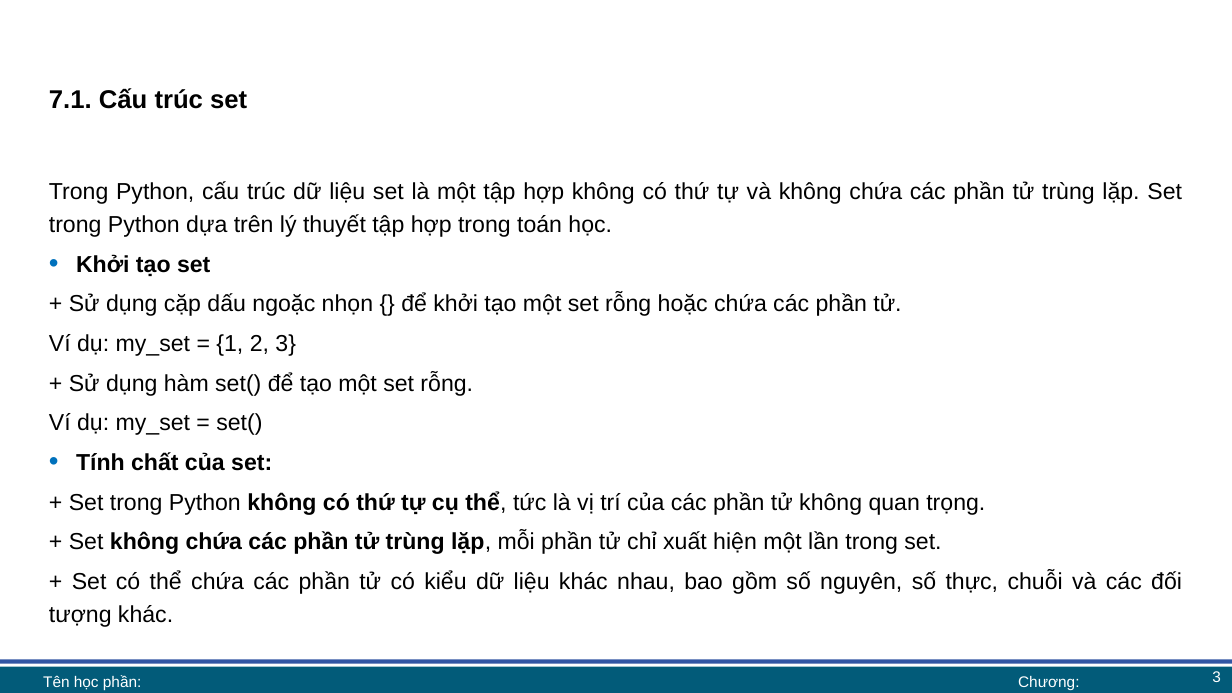
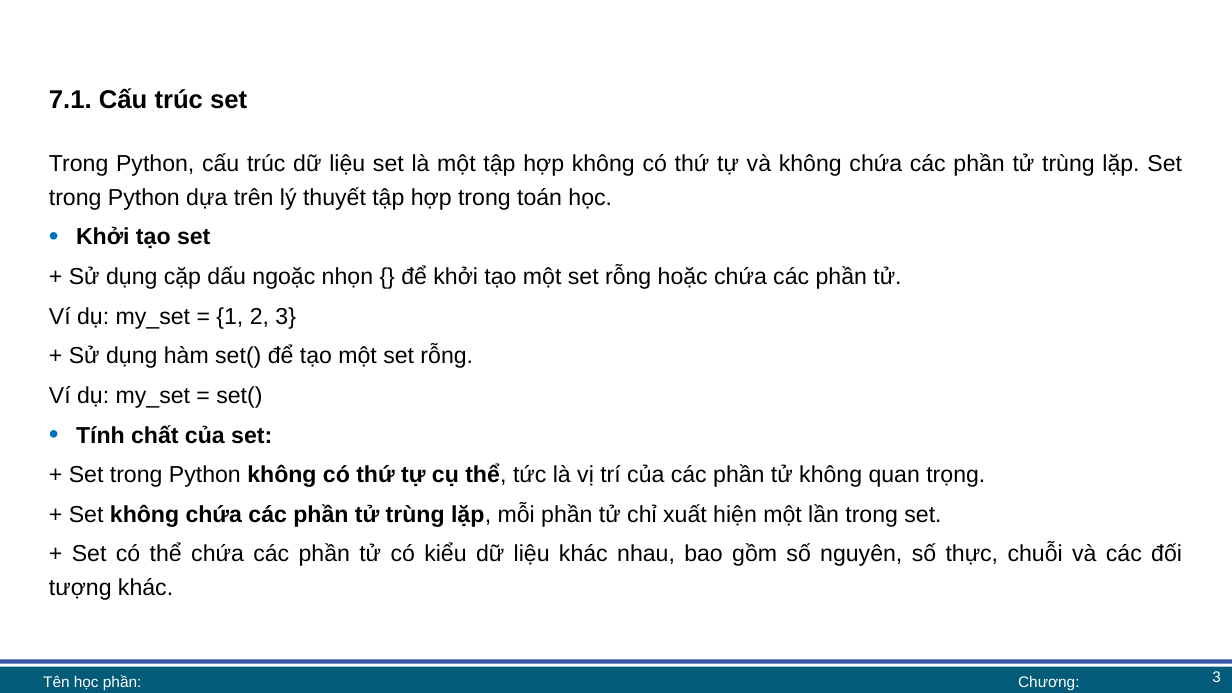
Before and after one commit to lhaaaaa/17A2-Ca-chieu, a slide deck: slide 3 of Lab 6 + 7/Lab 7 bài giảng.pptx. Drawn at 1232x693 pixels with LibreOffice and Linux fonts; fonts in the diff are those of the drawing; background and template pictures are left out. Boxes give left, top, right and bottom in pixels: in the first picture for what was removed or moved away, otherwise in the second. Text is boxed around its words. In the diff, an @@ line names an element or a change of style, - is before the commit and + after.

```diff
--- a/Lab 6 + 7/Lab 7 bài giảng.pptx
+++ b/Lab 6 + 7/Lab 7 bài giảng.pptx
@@ text "Trong Python, cấu trúc dữ ...": place and size @@
-text "Trong Python, cấu trúc dữ ..." at box(49, 181, 1182, 627)
+text "Trong Python, cấu trúc dữ ..." at box(49, 153, 1182, 600)
```
Also in this commit, not shown: 8 other slides changed, 7 slides added, 1 other file.
